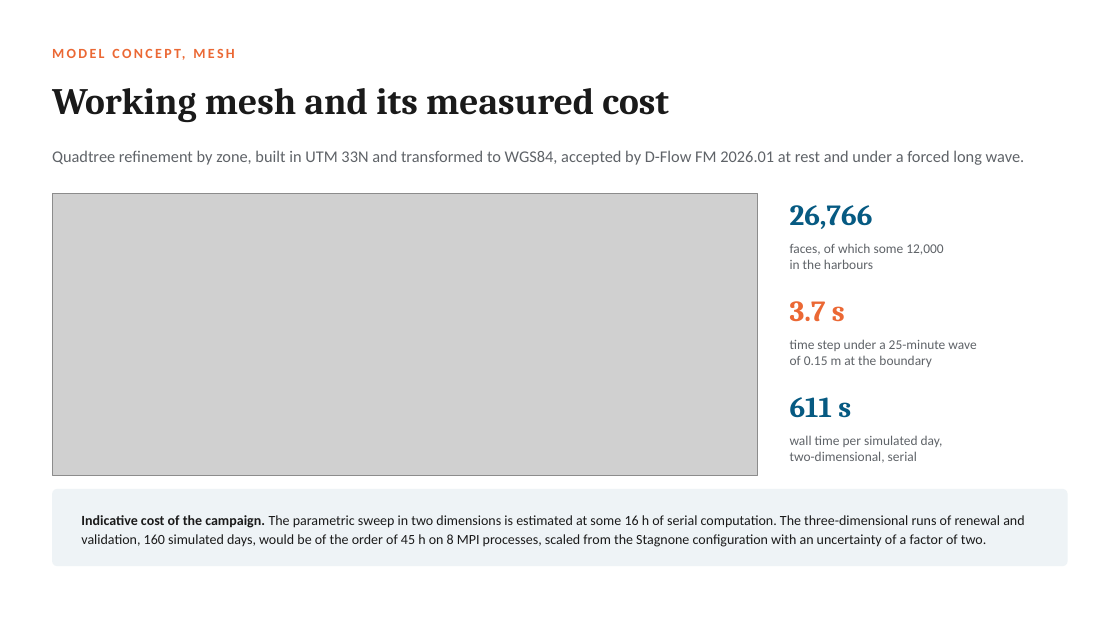
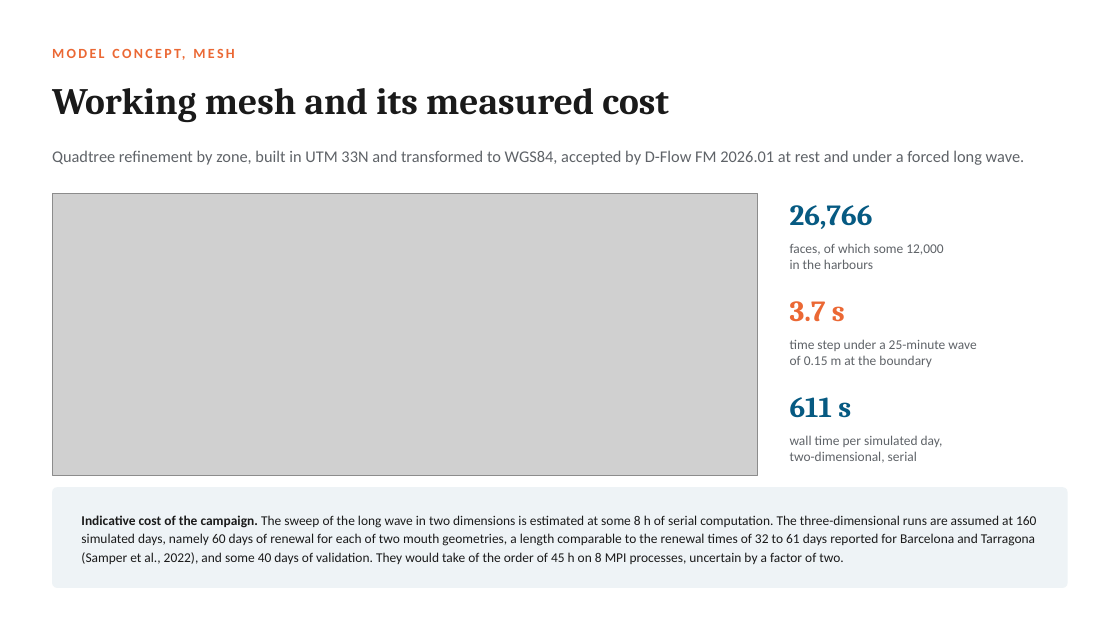
Before and after one commit to cicero-martins/MaltaDT, a slide deck: slide 10 of docs/valletta_model_concept_2026-10-08.pptx (slide 11 before the commit). Drawn at 1120x630 pixels with LibreOffice and Linux fonts; fonts in the diff are those of the drawing; grey boxes stand for pictures. Boxes give left, top, right and bottom in pixels: in the first picture for what was removed or moved away, otherwise in the second. Text is boxed around its words. In the diff, an @@ line names an element or a change of style, - is before the commit and + after.

Commit message:
docs(deck): restructure the full deck to sixteen slides and clarify the design
The slide on the eigenvalue calculation is merged into the Senglea
slide, since its role is to support one row of the period table and the
spectrum is the test of that row. The slide on the mouth sensitivity is
folded into the research questions, where it is one of three
accompanying questions. The design slide no longer opposes sweep and
hindcast, since both are planned: the sweep of 96 scenarios addresses
the long wave and the hindcast validates circulation and waves. The
assumptions behind the 160 simulated days and the 17-minute period are
stated, the open questions return to one slide of six, three-dimensional
runs move to October, and the closing slide carries the repository link
and the cover photograph.

The cover is now held in docs/deck_cover.pptx, so that a rebuild of
either deck does not depend on a previous build.

```diff
--- a/docs/valletta_model_concept_2026-10-08.pptx
+++ b/docs/valletta_model_concept_2026-10-08.pptx
@@ rounded rectangle: place and size @@
-rounded rectangle at (52, 489, 1068, 566)
+rounded rectangle at (52, 487, 1068, 588)
@@ rounded rectangle at (52, 487, 1068, 588): proportions changed @@
@@ text at (81, 515, 1036, 564): text changed; size 12 to 11.5 pt @@
-Indicative cost of the campaign. The parametric sweep in two dimensions is estimated at some 16 h of serial computation. The three-dimensional runs of renewal and validation, 160 simulated days, would be of the order of 45 h on 8 MPI processes, scaled from the Stagnone configuration with an uncertainty of a factor of two.
+Indicative cost of the campaign. The sweep of the long wave in two dimensions is estimated at some 8 h of serial computation. The three-dimensional runs are assumed at 160 simulated days, namely 60 days of renewal for each of two mouth geometries, a length comparable to the renewal times of 32 to 61 days reported for Barcelona and Tarragona (Samper et al., 2022), and some 40 days of validation. They would take of the order of 45 h on 8 MPI processes, uncertain by a factor of two.
```
Also in this commit, not shown: 4 other slides changed, 2 slides added, 5 slides removed, 6 other files.
